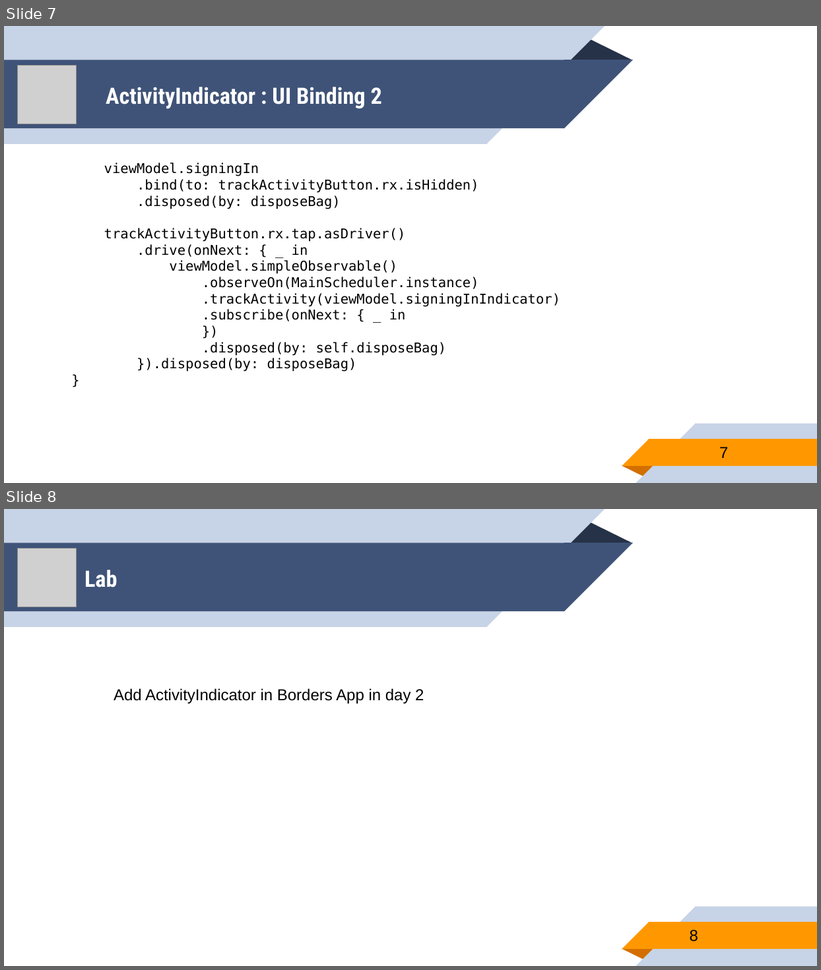
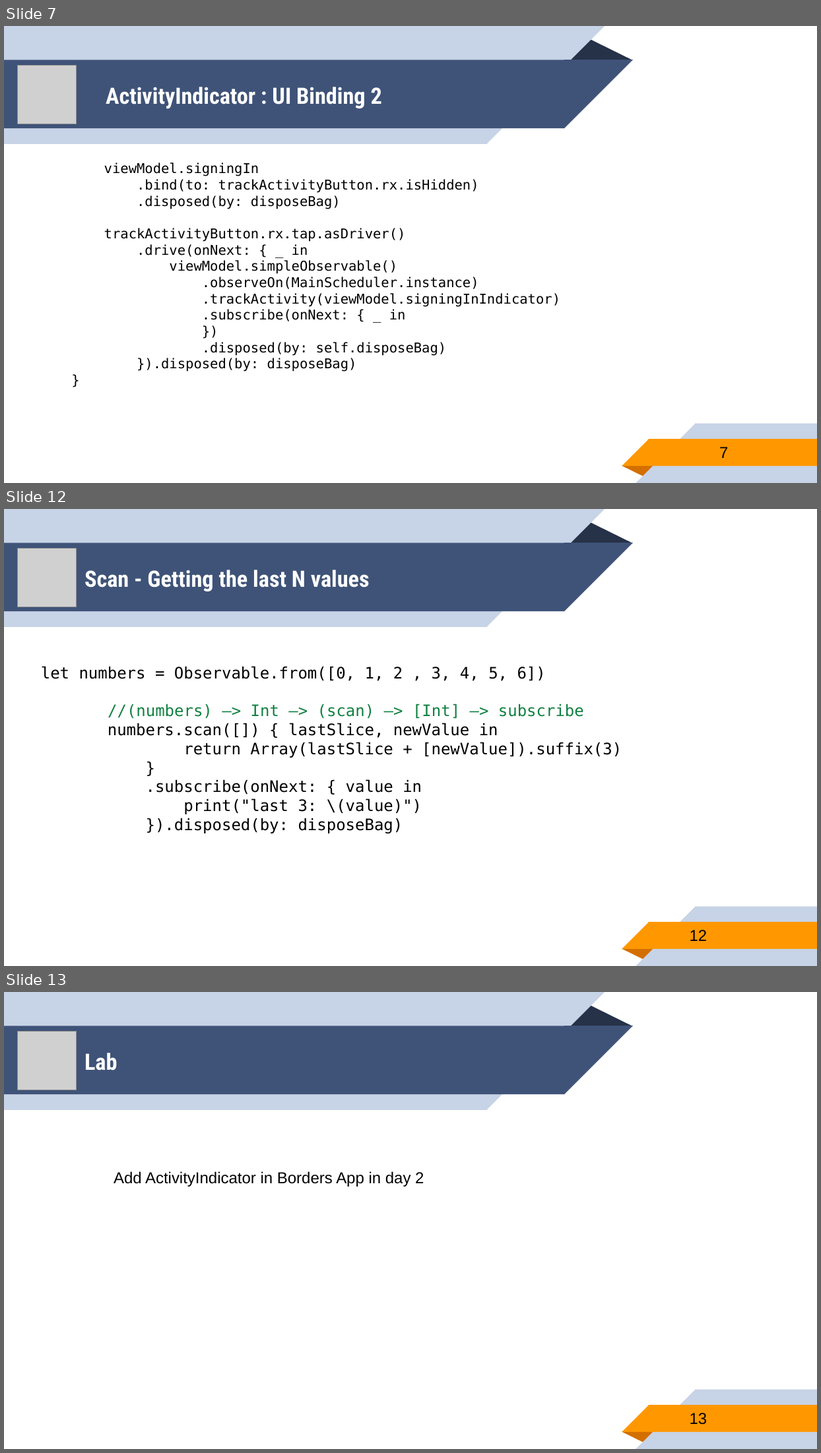
Before and after one commit to younghwankim/RxSwiftClass, a slide deck: AdvancedRxSwift/day3/AdvancedRxSwift3.pptx. Shown one above the other, each under a label of ours: slides 7 and 8 before the commit, slides 7, 12 and 13 after it; the slides between them are not shown. The pictures are 821x970 and 821x1453 pixels, drawn with LibreOffice and Linux fonts; fonts in the diff are those of the drawing; grey boxes stand for pictures. Boxes give left, top, right and bottom in pixels: in the first picture for what was removed or moved away, otherwise in the second. Text is boxed around its words. In the diff, an @@ line names an element or a change of style, - is before the commit and + after.

Commit message:
Advanced RxSwift Day3 - add scan operator

```diff
--- a/AdvancedRxSwift/day3/AdvancedRxSwift3.pptx
+++ b/AdvancedRxSwift/day3/AdvancedRxSwift3.pptx
@@ slide 12 added at (4,509,817,966), background #FFFFFF; not listed: 10 template elements that a slide beside it also shows @@
@@ picture added at (18,548,77,607) @@
@@ title added at (85,570,370,591), 20 pt, text #FFFFFF, bold @@
+Scan - Getting the last N values
@@ text added at (41,666,622,834), 14 pt, text #000000 @@
+let numbers = Observable.from([0, 1, 2 , 3, 4, 5, 6])
+//(numbers) —> Int —> (scan) —> [Int] —> subscribe
+numbers.scan([]) { lastSlice, newValue in
+return Array(lastSlice + [newValue]).suffix(3)
+}
+.subscribe(onNext: { value in
+print("last 3: \(value)")
+}).disposed(by: disposeBag)
@@ page number added at (690,930,708,941), 14 pt, text #000000 @@
+12
@@ what was slide 8 is now slide 13 @@
@@ page number at (690,1413,708,1425): text changed @@
-8
+13
```
Also in this commit, not shown: 1 slide changed, 4 other slides added, 22 other files.
